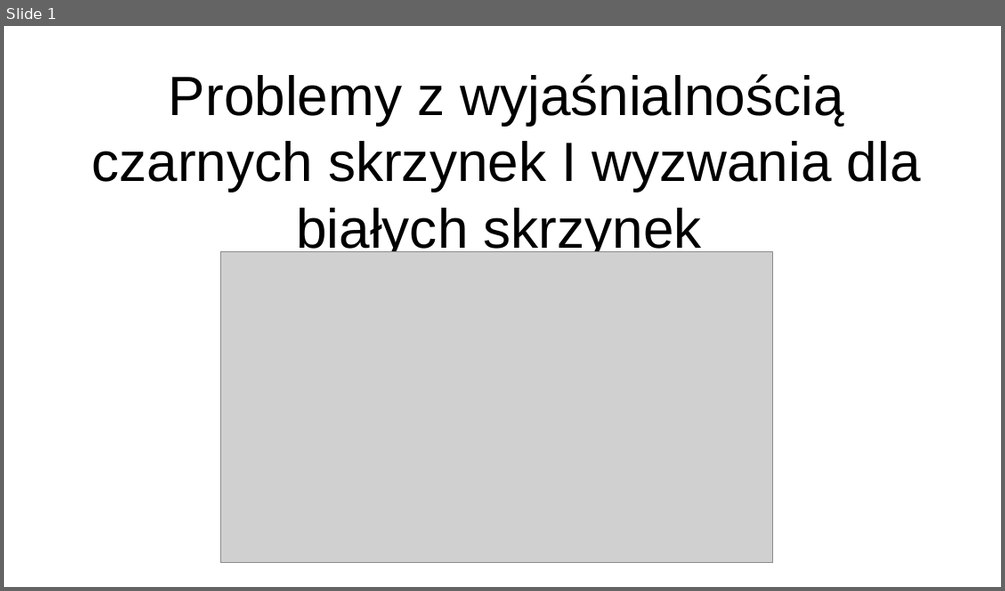
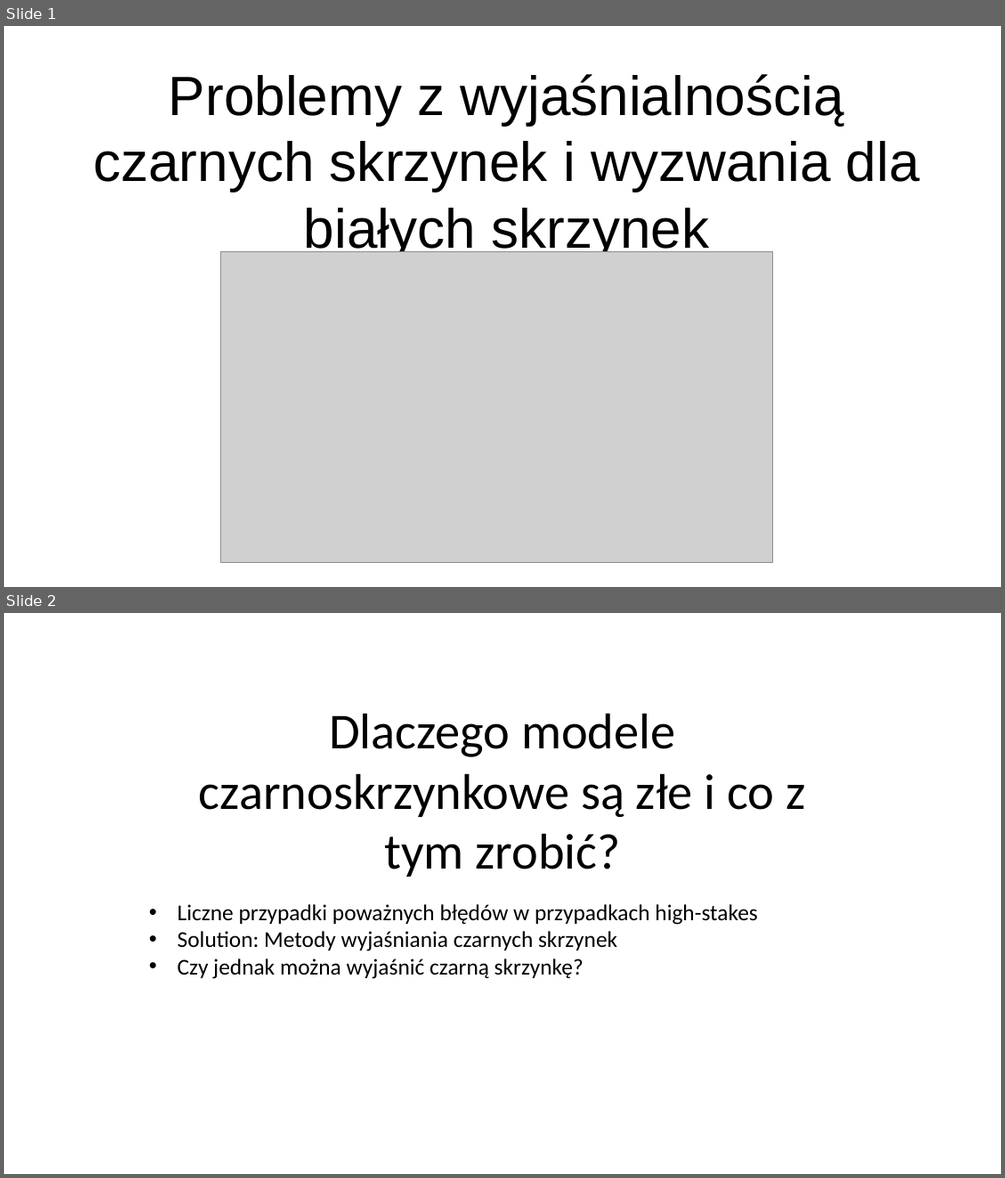
Before and after one commit to bogdankjastrzebski/WarsztatyBadawcze2, a slide deck: prezentacja/blackBox.odp. Shown one above the other, each under a label of ours: slide 1 before the commit, slides 1 and 2 after it. The pictures are 1005x591 and 1005x1178 pixels, drawn with LibreOffice and Linux fonts; fonts in the diff are those of the drawing; grey boxes stand for pictures. Boxes give left, top, right and bottom in pixels: in the first picture for what was removed or moved away, otherwise in the second. Text is boxed around its words. In the diff, an @@ line names an element or a change of style, - is before the commit and + after.

```diff
--- a/prezentacja/blackBox.odp
+++ b/prezentacja/blackBox.odp
@@ slide 2 added at <box>4,613,1001,1174</box>, background #FFFFFF @@
@@ text added at <box>199,713,805,876</box>, 40 pt, text #000000 @@
+Dlaczego modele czarnoskrzynkowe są złe i co z tym zrobić?
@@ text added at <box>178,904,757,979</box>, 18 pt, text #000000 @@
+• Liczne przypadki poważnych błędów w przypadkach high-stakes
+• Solution: Metody wyjaśniania czarnych skrzynek
+• Czy jednak można wyjaśnić czarną skrzynkę?
@@ slide 1 changed as well @@
@@ title at <box>93,74,920,257</box>: text changed @@
-Problemy z wyjaśnialnością czarnych skrzynek I wyzwania dla białych skrzynek
+Problemy z wyjaśnialnością czarnych skrzynek i wyzwania dla białych skrzynek
```
Also in this commit, not shown: 8 other slides changed, 9 other slides added, 1 other file.
